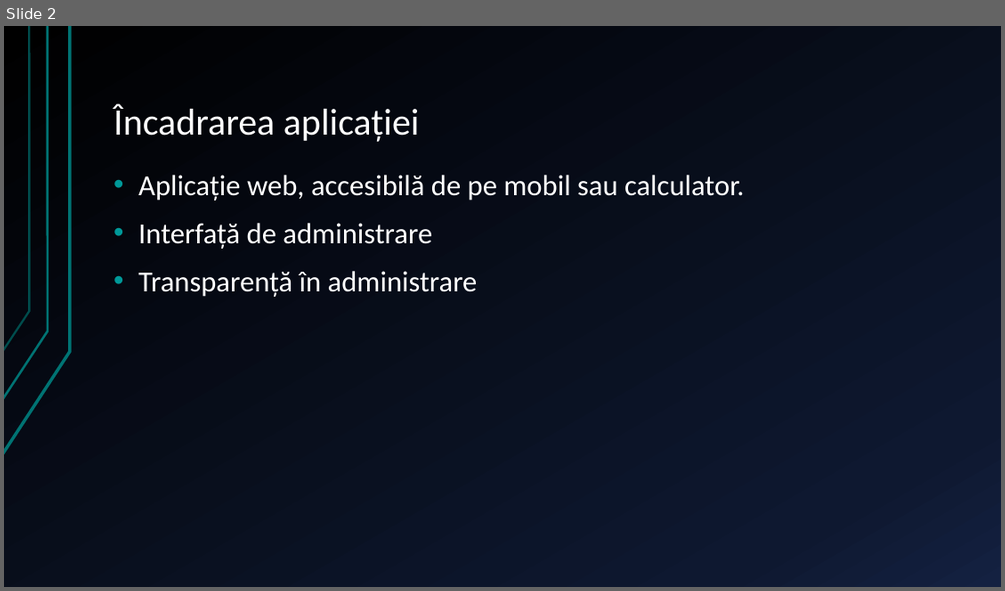
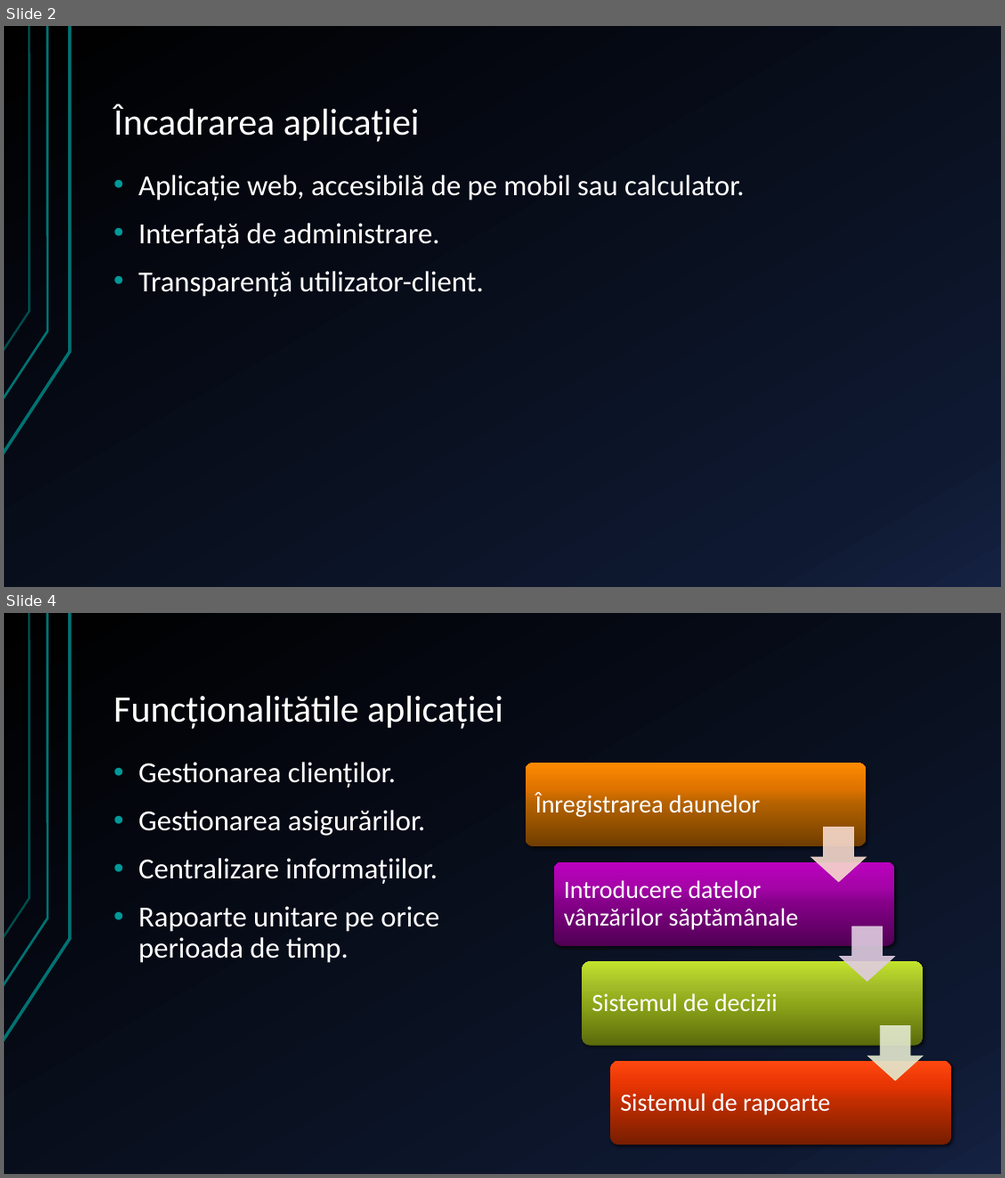
Before and after one commit to xiodine32/licenta_unibuc, a slide deck: prezentare.pptx. Shown one above the other, each under a label of ours: slide 2 before the commit, slides 2 and 4 after it; the slides between them are not shown. The pictures are 1005x591 and 1005x1178 pixels, drawn with LibreOffice and Linux fonts; fonts in the diff are those of the drawing. Boxes give left, top, right and bottom in pixels: in the first picture for what was removed or moved away, otherwise in the second. Text is boxed around its words. In the diff, an @@ line names an element or a change of style, - is before the commit and + after.

```diff
--- a/prezentare.pptx
+++ b/prezentare.pptx
@@ slide 4 added at (x1=4, y1=613, x2=1001, y2=1174), background gradient #000000 to #0F1931 to #142242; not listed: 3 template elements that a slide beside it also shows @@
@@ title added at (x1=113, y1=696, x2=503, y2=729), 36 pt, text #FFFFFF @@
+Funcționalitătile aplicației
@@ text added at (x1=138, y1=762, x2=439, y2=963), 28 pt, text #FFFFFF @@
+• Gestionarea clienților.
+• Gestionarea asigurărilor.
+• Centralizare informațiilor.
+• Rapoarte unitare pe orice perioada de timp.
@@ group added at (x1=526, y1=763, x2=952, y2=1144): 4 rounded rectangles, 4 texts, 3 down arrows @@
+Înregistrarea daunelor
+Introducere datelor vânzărilor săptămânale
+Sistemul de decizii
+Sistemul de rapoarte
@@ slide 2 changed as well @@
@@ text at (x1=138, y1=223, x2=484, y2=297): text changed @@
-• Interfață de administrare
-• Transparență în administrare
+• Interfață de administrare.
+• Transparență utilizator-client.
```
Also in this commit, not shown: 1 other slide changed, 9 other slides added, 9 slides removed, 1 other file.
